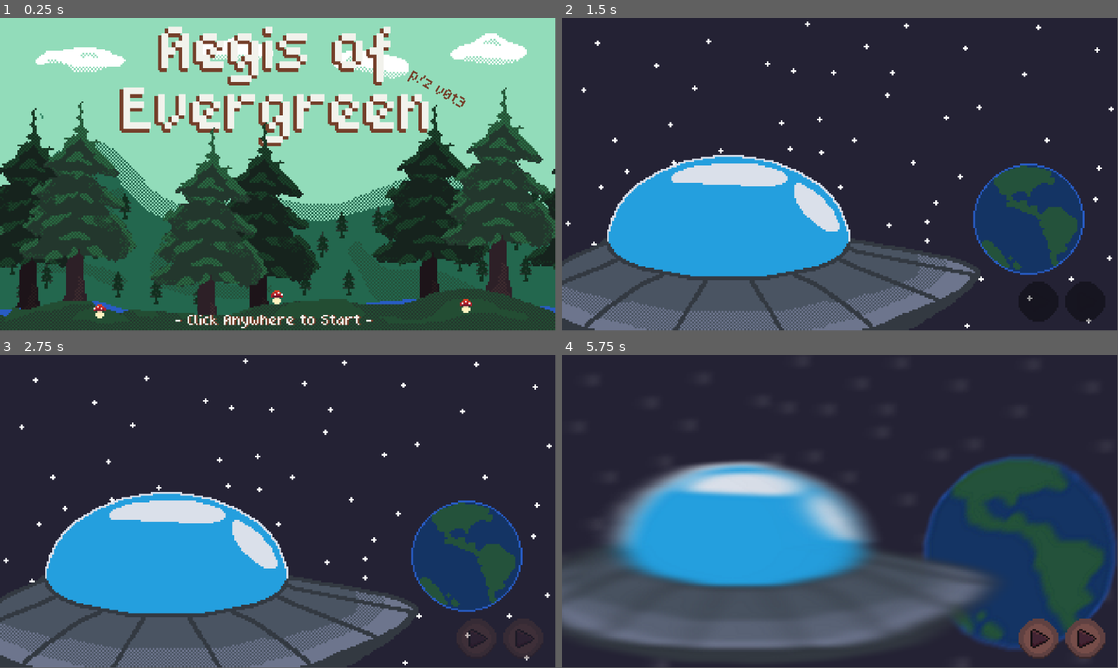
Above: before the commit, frames 1-4 (two rows, left to right).
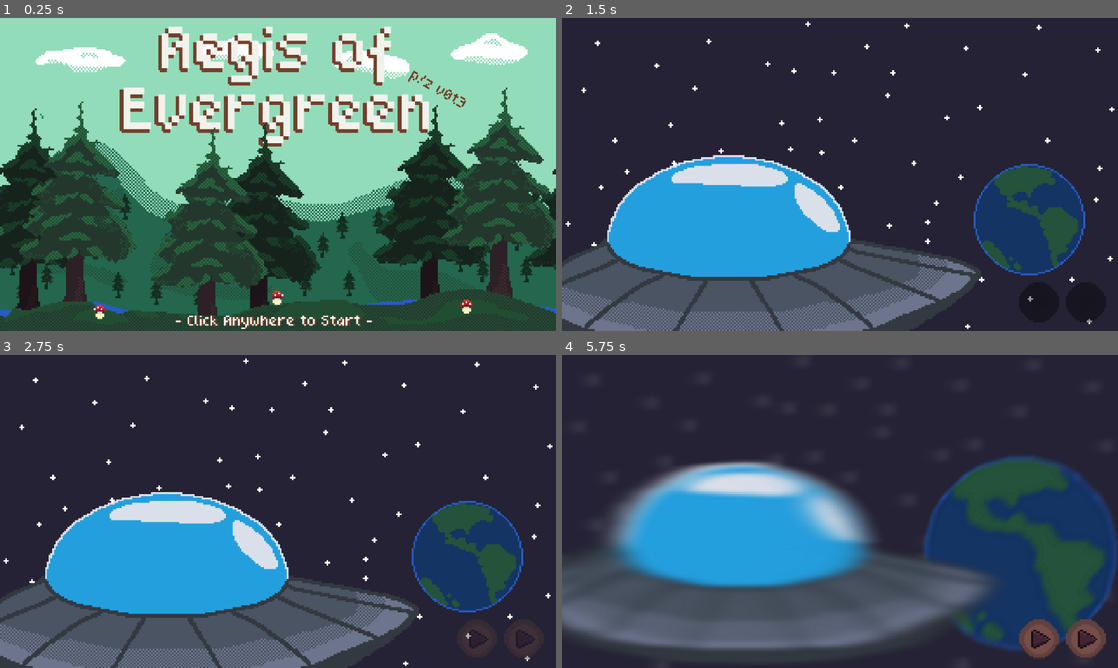
Above: after the commit, the same moments.

Repository: WilliamPickle/Aegis-of-Evergreen
Game: Godot game, scene res://scenes/current_scene.tscn
Two runs of this game, one before a commit and one after it. Both use one fixed random seed, a clock stepped at 60 frames per second and the inputs below.
Inputs (mouse positions are in pixels of both pictures, inside the frame that each line leads up to):
- Up to frame 1 (0.25 s): no input
- Up to frame 2 (1.5 s): click (840, 174) at 0.5 s; click "Play" at 1.25 s
- Up to frame 3 (2.75 s): tap Enter at 2 s; move the mouse to (400, 495) at 2.02 s; tap Middle mouse button (MouseMiddle, bound only after the comm… at 2.1 s; click (400, 495) at 2.17 s; tap Mouse wheel down (MouseWheelDown, bound only after the comm… at 2.3 s
- Up to frame 4 (5.75 s): tap Space at 2.75, 5 s; drag from (728, 527) to (812, 574) at 2.77 s; click (1084, 639) at 3.5 s; tap Enter at 4.25 s; move the mouse to (895, 442) at 4.27 s; tap Mouse wheel up (MouseWheelUp, bound only after the commit) at 4.35 s; click (895, 442) at 4.42 s; tap Middle mouse button (MouseMiddle, bound only after the comm… at 4.55 s; drag from (812, 574) to (673, 464) at 5.02 s
The window is 799x449 before the commit and 800x450 after it. Grey fills any space a smaller window leaves; there, only what the larger window draws over its background counts as a difference.

The runs differ from the first frame. In frame 1, 5.8% of the frame differs, in the area x 0-100%, y 0-100%; in frame 2, 3.2%; in frame 3, 3.2%; in frame 4, 0.4%.

Commit message:
imported new map
Basically replaced all the old map stuff and also renamed some nodes. Camera script is in progress

Diff:
--- a/project.godot
+++ b/project.godot
@@ -18,7 +18,29 @@
 [autoload]
 
 SceneLoader="*res://scripts/scene_loader.gd"
-WaveSpawner="*res://scripts/wave_spawner.gd"
+
+[display]
+
+window/stretch/mode="viewport"
+window/stretch/aspect="expand"
+
+[input]
+
+MouseWheelUp={
+"deadzone": 0.2,
+"events": [Object(InputEventMouseButton,"resource_local_to_scene":false,"resource_name":"","device":-1,"window_id":0,"alt_pressed":false,"shift_pressed":false,"ctrl_pressed":false,"meta_pressed":false,"button_mask":0,"position":Vector2(0, 0),"global_position":Vector2(0, 0),"factor":1.0,"button_index":4,"canceled":false,"pressed":false,"double_click":false,"script":null)
+]
+}
+MouseWheelDown={
+"deadzone": 0.2,
+"events": [Object(InputEventMouseButton,"resource_local_to_scene":false,"resource_name":"","device":-1,"window_id":0,"alt_pressed":false,"shift_pressed":false,"ctrl_pressed":false,"meta_pressed":false,"button_mask":0,"position":Vector2(0, 0),"global_position":Vector2(0, 0),"factor":1.0,"button_index":5,"canceled":false,"pressed":false,"double_click":false,"script":null)
+]
+}
+MouseMiddle={
+"deadzone": 0.2,
+"events": [Object(InputEventMouseButton,"resource_local_to_scene":false,"resource_name":"","device":-1,"window_id":0,"alt_pressed":false,"shift_pressed":false,"ctrl_pressed":false,"meta_pressed":false,"button_mask":0,"position":Vector2(0, 0),"global_position":Vector2(0, 0),"factor":1.0,"button_index":3,"canceled":false,"pressed":false,"double_click":false,"script":null)
+]
+}
 
 [rendering]
 
--- a/scenes/Towers/Tower.tscn
+++ b/scenes/Towers/Tower.tscn
@@ -12,7 +12,7 @@
 contact_monitor = true
 max_contacts_reported = 25
 script = ExtResource("1_7itwv")
-snapping = 4.0
+snapping = 2.0
 metadata/_custom_type_script = "uid://c3qt6ds7g0mc2"
 metadata/_edit_group_ = true
 
--- a/scenes/level_1.tscn
+++ b/scenes/level_1.tscn
@@ -1,12 +1,165 @@
-[gd_scene load_steps=20 format=3 uid="uid://l3i6h5io4w4n"]
-
-[ext_resource type="Texture2D" uid="uid://bsp3ylagnsbpf" path="res://assets/sprites/maps/lvl1_map_v2.png" id="1_bswci"]
+[gd_scene load_steps=45 format=3 uid="uid://l3i6h5io4w4n"]
+
+[ext_resource type="Texture2D" uid="uid://dyiv0l4joo038" path="res://assets/sprites/maps/Fish_v1.png" id="1_2os1m"]
+[ext_resource type="Texture2D" uid="uid://dkykbhe073mk7" path="res://assets/sprites/maps/lvl1_map_background_v3.png" id="2_go7sj"]
 [ext_resource type="Texture2D" uid="uid://chpbewmr6hr8v" path="res://assets/sprites/icons and buttons/play_button_cropped.png" id="3_5xbjy"]
-[ext_resource type="Script" uid="uid://bfrutl1ayg5wm" path="res://scripts/start_wave.gd" id="4_4nkto"]
+[ext_resource type="Texture2D" uid="uid://c6ocod0j3bqd1" path="res://assets/sprites/maps/River_v1.png" id="3_7gny6"]
+[ext_resource type="Texture2D" uid="uid://dw5ybk543y23b" path="res://assets/sprites/maps/bridge_v1.png" id="4_2aecg"]
 [ext_resource type="PackedScene" uid="uid://c47t02182m7x4" path="res://scenes/Enemies/blackberry_bush.tscn" id="4_5xbjy"]
-[ext_resource type="Script" uid="uid://clq18rcf3qqqj" path="res://scripts/wave_spawner.gd" id="5_4nkto"]
+[ext_resource type="Script" uid="uid://clq18rcf3qqqj" path="res://scripts/Enemies/wave_spawner.gd" id="5_4nkto"]
+[ext_resource type="Texture2D" uid="uid://b4euvam5tunsa" path="res://assets/sprites/maps/trees_v1.png" id="5_6dial"]
+[ext_resource type="Texture2D" uid="uid://bl81in2g30tef" path="res://assets/sprites/maps/ufo_v1.png" id="6_7nomh"]
 [ext_resource type="FontFile" uid="uid://c1bsj8ugs22bk" path="res://assets/fonts/quaver.ttf" id="7_15mv3"]
 [ext_resource type="Script" uid="uid://c5v7i37jdw55h" path="res://scripts/Towers/tower_placement.gd" id="8_e3sih"]
+
+[sub_resource type="AtlasTexture" id="AtlasTexture_1s4pk"]
+atlas = ExtResource("1_2os1m")
+region = Rect2(0, 0, 100, 50)
+
+[sub_resource type="AtlasTexture" id="AtlasTexture_x2xxo"]
+atlas = ExtResource("1_2os1m")
+region = Rect2(100, 0, 100, 50)
+
+[sub_resource type="AtlasTexture" id="AtlasTexture_2cbcq"]
+atlas = ExtResource("1_2os1m")
+region = Rect2(200, 0, 100, 50)
+
+[sub_resource type="AtlasTexture" id="AtlasTexture_isj1j"]
+atlas = ExtResource("1_2os1m")
+region = Rect2(300, 0, 100, 50)
+
+[sub_resource type="AtlasTexture" id="AtlasTexture_so66j"]
+atlas = ExtResource("1_2os1m")
+region = Rect2(400, 0, 100, 50)
+
+[sub_resource type="AtlasTexture" id="AtlasTexture_tr1x6"]
+atlas = ExtResource("1_2os1m")
+region = Rect2(500, 0, 100, 50)
+
+[sub_resource type="AtlasTexture" id="AtlasTexture_d5akn"]
+atlas = ExtResource("1_2os1m")
+region = Rect2(600, 0, 100, 50)
+
+[sub_resource type="AtlasTexture" id="AtlasTexture_wbtxt"]
+atlas = ExtResource("1_2os1m")
+region = Rect2(700, 0, 100, 50)
+
+[sub_resource type="AtlasTexture" id="AtlasTexture_x2fux"]
+atlas = ExtResource("1_2os1m")
+region = Rect2(800, 0, 100, 50)
+
+[sub_resource type="AtlasTexture" id="AtlasTexture_s7g0b"]
+atlas = ExtResource("1_2os1m")
+region = Rect2(900, 0, 100, 50)
+
+[sub_resource type="AtlasTexture" id="AtlasTexture_mmfjm"]
+atlas = ExtResource("1_2os1m")
+region = Rect2(1000, 0, 100, 50)
+
+[sub_resource type="SpriteFrames" id="SpriteFrames_k8ld0"]
+animations = [{
+"frames": [{
+"duration": 1.0,
+"texture": SubResource("AtlasTexture_1s4pk")
+}, {
+"duration": 1.0,
+"texture": SubResource("AtlasTexture_x2xxo")
+}, {
+"duration": 1.0,
+"texture": SubResource("AtlasTexture_2cbcq")
+}, {
+"duration": 1.0,
+"texture": SubResource("AtlasTexture_isj1j")
+}, {
+"duration": 1.0,
+"texture": SubResource("AtlasTexture_so66j")
+}, {
+"duration": 1.0,
+"texture": SubResource("AtlasTexture_tr1x6")
+}, {
+"duration": 1.0,
+"texture": SubResource("AtlasTexture_d5akn")
+}, {
+"duration": 1.0,
+"texture": SubResource("AtlasTexture_wbtxt")
+}, {
+"duration": 1.0,
+"texture": SubResource("AtlasTexture_x2fux")
+}, {
+"duration": 1.0,
+"texture": SubResource("AtlasTexture_s7g0b")
+}, {
+"duration": 1.0,
+"texture": SubResource("AtlasTexture_mmfjm")
+}],
+"loop": true,
+"name": &"default",
+"speed": 5.0
+}]
+
+[sub_resource type="AtlasTexture" id="AtlasTexture_mbb35"]
+atlas = ExtResource("3_7gny6")
+region = Rect2(0, 0, 640, 360)
+
+[sub_resource type="AtlasTexture" id="AtlasTexture_iw4em"]
+atlas = ExtResource("3_7gny6")
+region = Rect2(640, 0, 640, 360)
+
+[sub_resource type="AtlasTexture" id="AtlasTexture_hnsmf"]
+atlas = ExtResource("3_7gny6")
+region = Rect2(1280, 0, 640, 360)
+
+[sub_resource type="AtlasTexture" id="AtlasTexture_nossa"]
+atlas = ExtResource("3_7gny6")
+region = Rect2(1920, 0, 640, 360)
+
+[sub_resource type="AtlasTexture" id="AtlasTexture_hjqri"]
+atlas = ExtResource("3_7gny6")
+region = Rect2(2560, 0, 640, 360)
+
+[sub_resource type="AtlasTexture" id="AtlasTexture_hg84p"]
+atlas = ExtResource("3_7gny6")
+region = Rect2(3200, 0, 640, 360)
+
+[sub_resource type="AtlasTexture" id="AtlasTexture_1aans"]
+atlas = ExtResource("3_7gny6")
+region = Rect2(3840, 0, 640, 360)
+
+[sub_resource type="AtlasTexture" id="AtlasTexture_q0ron"]
+atlas = ExtResource("3_7gny6")
+region = Rect2(4480, 0, 640, 360)
+
+[sub_resource type="SpriteFrames" id="SpriteFrames_tdlki"]
+animations = [{
+"frames": [{
+"duration": 1.0,
+"texture": SubResource("AtlasTexture_mbb35")
+}, {
+"duration": 1.0,
+"texture": SubResource("AtlasTexture_iw4em")
+}, {
+"duration": 1.0,
+"texture": SubResource("AtlasTexture_hnsmf")
+}, {
+"duration": 1.0,
+"texture": SubResource("AtlasTexture_nossa")
+}, {
+"duration": 1.0,
+"texture": SubResource("AtlasTexture_hjqri")
+}, {
+"duration": 1.0,
+"texture": SubResource("AtlasTexture_hg84p")
+}, {
+"duration": 1.0,
+"texture": SubResource("AtlasTexture_1aans")
+}, {
+"duration": 1.0,
+"texture": SubResource("AtlasTexture_q0ron")
+}],
+"loop": true,
+"name": &"default",
+"speed": 6.0
+}]
 
 [sub_resource type="Curve2D" id="Curve2D_014kd"]
 _data = {
@@ -36,16 +189,45 @@
 
 [sub_resource type="StyleBoxEmpty" id="StyleBoxEmpty_7nomh"]
 
-[node name="Level1" type="Node2D"]
-
-[node name="map" type="Sprite2D" parent="."]
-texture = ExtResource("1_bswci")
+[node name="map1" type="Node2D"]
+
+[node name="MapAssets" type="Node2D" parent="."]
+
+[node name="fish" type="AnimatedSprite2D" parent="MapAssets"]
+z_index = 1
+position = Vector2(39, -81)
+sprite_frames = SubResource("SpriteFrames_k8ld0")
+autoplay = "default"
+frame_progress = 0.737408
+
+[node name="map" type="Sprite2D" parent="MapAssets"]
+texture = ExtResource("2_go7sj")
+metadata/_edit_lock_ = true
+
+[node name="river" type="AnimatedSprite2D" parent="MapAssets"]
+sprite_frames = SubResource("SpriteFrames_tdlki")
+autoplay = "default"
+frame_progress = 0.951699
+metadata/_edit_lock_ = true
+
+[node name="bridge" type="Sprite2D" parent="MapAssets"]
+z_index = 2
+texture = ExtResource("4_2aecg")
+metadata/_edit_lock_ = true
+
+[node name="tree" type="Sprite2D" parent="MapAssets"]
+texture = ExtResource("5_6dial")
+metadata/_edit_lock_ = true
+
+[node name="Sprite2D" type="Sprite2D" parent="MapAssets"]
+texture = ExtResource("6_7nomh")
 
 [node name="Camera2D" type="Camera2D" parent="."]
 zoom = Vector2(1.8, 1.8)
 
 [node name="Path2D" type="Path2D" parent="."]
 curve = SubResource("Curve2D_014kd")
+metadata/_edit_lock_ = true
 
 [node name="PathFollow2D" type="PathFollow2D" parent="Path2D"]
 position = Vector2(-269, -92)
@@ -55,6 +237,7 @@
 [node name="BlackberryBush" parent="Path2D/PathFollow2D" instance=ExtResource("4_5xbjy")]
 
 [node name="Area2D" type="Area2D" parent="."]
+visible = false
 
 [node name="Path" type="CollisionPolygon2D" parent="Area2D"]
 polygon = PackedVector2Array(-275, -170, -260, -165, -256, -161, -256, -156, -237, -151, -258, -133, -255, -107, -245,  …(602 unchanged characters)…
@@ -95,7 +278,6 @@
 action_mode = 0
 icon = ExtResource("3_5xbjy")
 icon_alignment = 1
-script = ExtResource("4_4nkto")
 
 [node name="EnemyDelay" type="Timer" parent="WaveSpawner"]
 wait_time = 5.0
--- a/scripts/wave_spawner.gd
+++ b/scripts/Enemies/wave_spawner.gd
@@ -2,18 +2,26 @@
 
 @onready var timer: Timer = $"EnemyDelay"
 @onready var path_2d: Path2D = $"../Path2D"
+var bush := preload("res://scenes/Enemies/blackberry_bush.tscn")
 
 # later on this function can be changed to only send out level 1.
 # await makes it so you must wait for the previous enemies to send out first
 # without await, functions run simulatenously.
 func _on_start_wave() -> void:
-	await send_enemy("res://scenes/Enemies/blackberry_bush.tscn", 3, 1)
+	await send_enemy(bush, 3, 1)
 	await delay(1)
-	await send_enemy("res://scenes/Enemies/blackberry_bush.tscn", 150, 0.2)
+	await send_enemy(bush, 150, 0.2)
+
+	await send_enemy(bush, 3, 1)
+	await delay(1)
+	await send_enemy(bush, 150, 0.2)
+
+
+
 
 
 # sends an enemy a specified amount of times.
-func send_enemy(enemy: String, quantity: int, delay: float) -> void:
+func send_enemy(enemy, quantity: int, delay: float) -> void:
 	timer.wait_time = delay
 	for i in range(quantity):
 		timer.start()
@@ -27,7 +35,7 @@
 		new_path.position.x = -270
 		new_path.position.y = -100
 
-		var new_enemy = load(enemy).instantiate()
+		var new_enemy = enemy.instantiate()
 		new_path.add_child(new_enemy)
 
 # stops the given function for a certain amount of time
--- /dev/null
+++ b/scripts/camera_zoom.gd
@@ -0,0 +1,31 @@
+extends Camera2D
+@onready var camera: Camera2D = $"."
+
+const zoom_max = 1.8
+const zoom_min = 3
+const zoom_rate = 0.1
+
+var initial_mouse_pos = 0
+var prev_mouse_pos = 0
+
+func _input(event: InputEvent) -> void:
+	if event.is_action("MouseWheelUp"):
+		if camera.zoom < Vector2(zoom_min, zoom_min):
+			camera.zoom += Vector2(zoom_rate, zoom_rate)
+		#camera.zoom.clamp(Vector2(zoom_min, zoom_min), Vector2(zoom_max, zoom_max))
+	if event.is_action("MouseWheelDown"):
+		if camera.zoom > Vector2(zoom_max, zoom_max):
+			camera.zoom += Vector2(-zoom_rate, -zoom_rate)
+	if Input.is_action_just_pressed("MouseMiddle"):
+		initial_mouse_pos = get_global_mouse_position
+		#cur_mouse_pos = get_global_mouse_position().x
+		#camera.position.x = cur_mouse_pos - prev_mouse_pos
+		#prev_mouse_pos = cur_mouse_pos
+	if event.is_action()
+		camera.position = get_global_mouse_position()
+
+	if Input
+
+
+#func _input(event: InputEvent) -> void:
+	#if event.is_action()
--- a/scripts/start_wave.gd
+++ /dev/null
@@ -1,10 +0,0 @@
-extends Button
-signal start_wave
-
-@onready var button: Button = $"."
-
-func _ready() -> void:
-	button.pressed.connect(_button_pressed)
-
-func _button_pressed():
-	emit_signal("start_wave")
Binary file added: assets/sprites/maps/Fish_v1.png
Not shown, added: assets/sprites/maps/Fish_v1.png.import
Binary file added: assets/sprites/maps/River_v1.png
Not shown, added: assets/sprites/maps/River_v1.png.import
Binary file added: assets/sprites/maps/bridge_v1.png
Not shown, added: assets/sprites/maps/bridge_v1.png.import
Binary file added: assets/sprites/maps/lvl1_map_background_v3.png
Not shown, added: assets/sprites/maps/lvl1_map_background_v3.png.import
Binary file added: assets/sprites/maps/lvl1_map_v3.aseprite
Binary file added: assets/sprites/maps/trees_v1.png
Not shown, added: assets/sprites/maps/trees_v1.png.import
Binary file added: assets/sprites/maps/ufo_v1.png
(and 4 more such lines)
